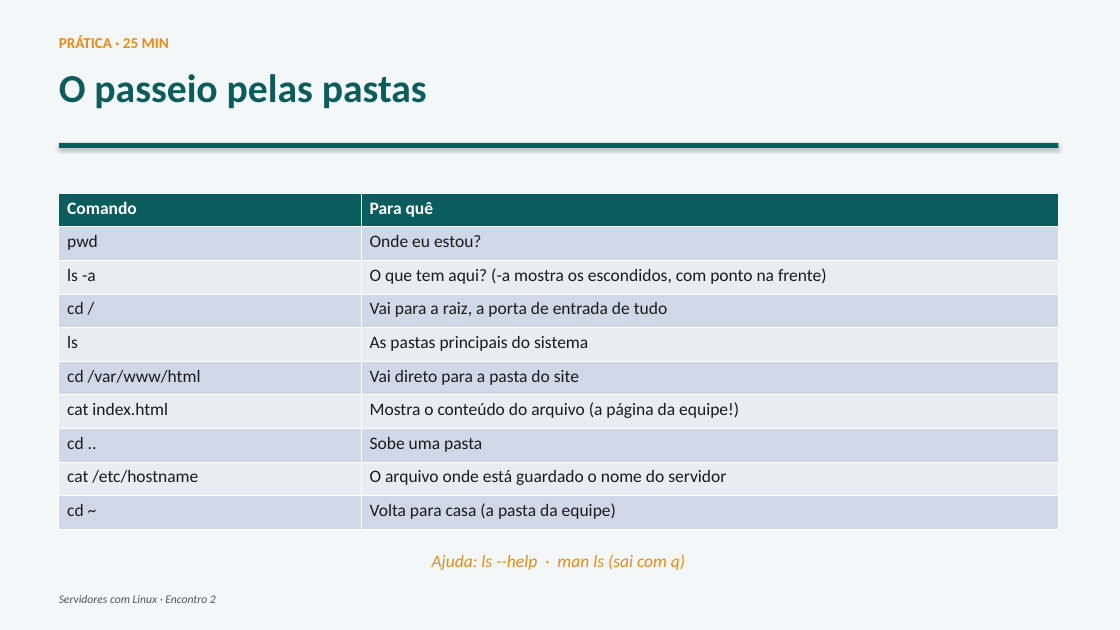
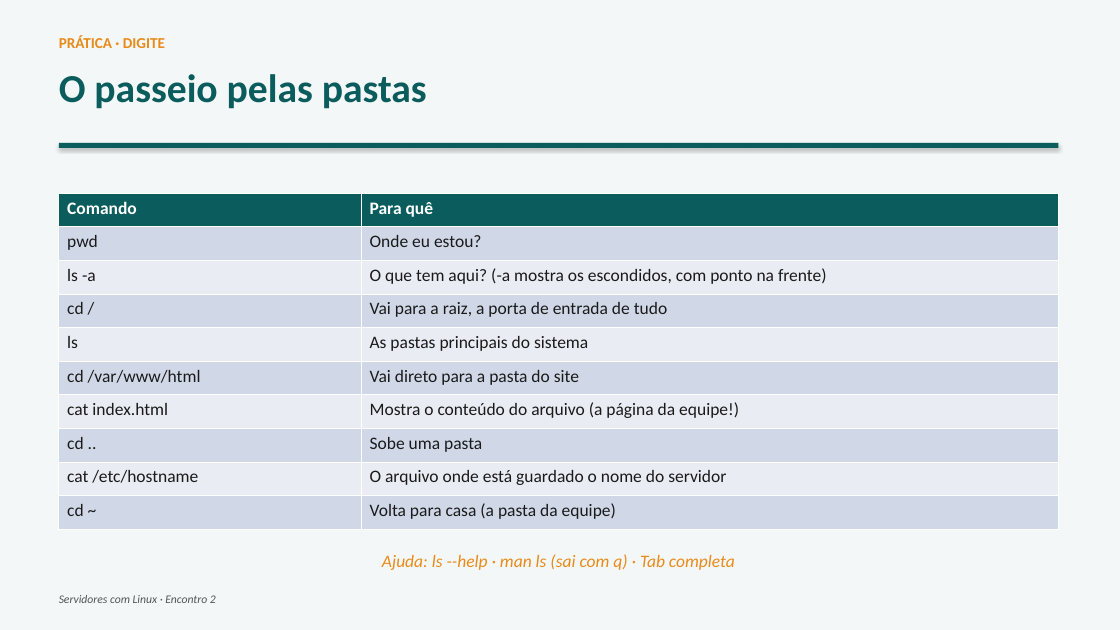
Before and after one commit to joninedel-prog/gerador_contratos, a slide deck: slide 13 of Aula - Servidores 2 - Pastas, usuarios e acesso de longe.pptx (slide 6 before the commit). Drawn at 1120x630 pixels with LibreOffice and Linux fonts; fonts in the diff are those of the drawing. Boxes give left, top, right and bottom in pixels: in the first picture for what was removed or moved away, otherwise in the second. Text is boxed around its words. In the diff, an @@ line names an element or a change of style, - is before the commit and + after.

```diff
--- a/Aula - Servidores 2 - Pastas, usuarios e acesso de longe.pptx
+++ b/Aula - Servidores 2 - Pastas, usuarios e acesso de longe.pptx
@@ text at <box>59,35,165,48</box>: text changed @@
-PRÁTICA · 25 MIN
+PRÁTICA · DIGITE
@@ text at <box>382,554,735,570</box>: text changed @@
-Ajuda: ls --help · man ls (sai com q)
+Ajuda: ls --help · man ls (sai com q) · Tab completa
```
Also in this commit, not shown: 16 other slides changed, 8 slides added, 2 slides removed, 5 other files.
